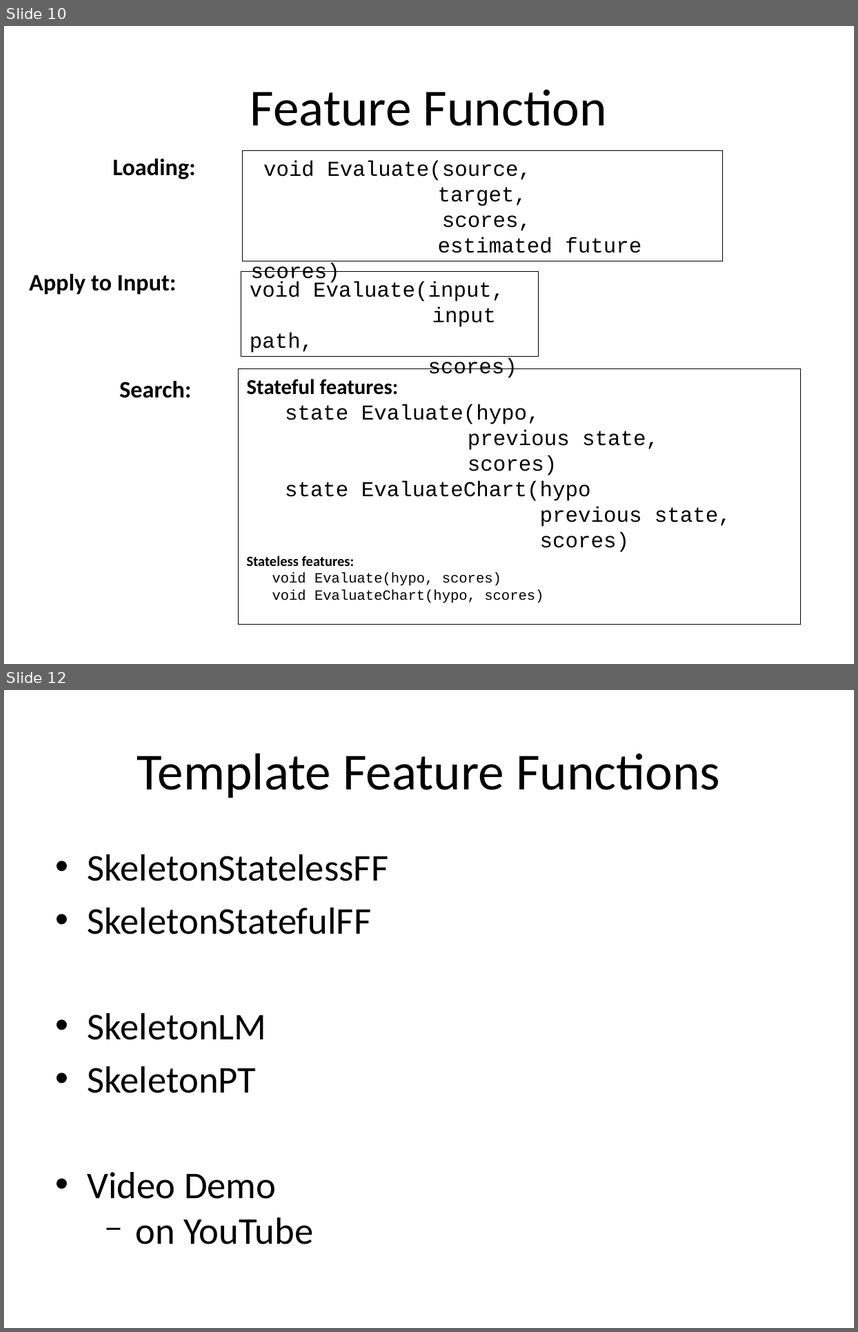
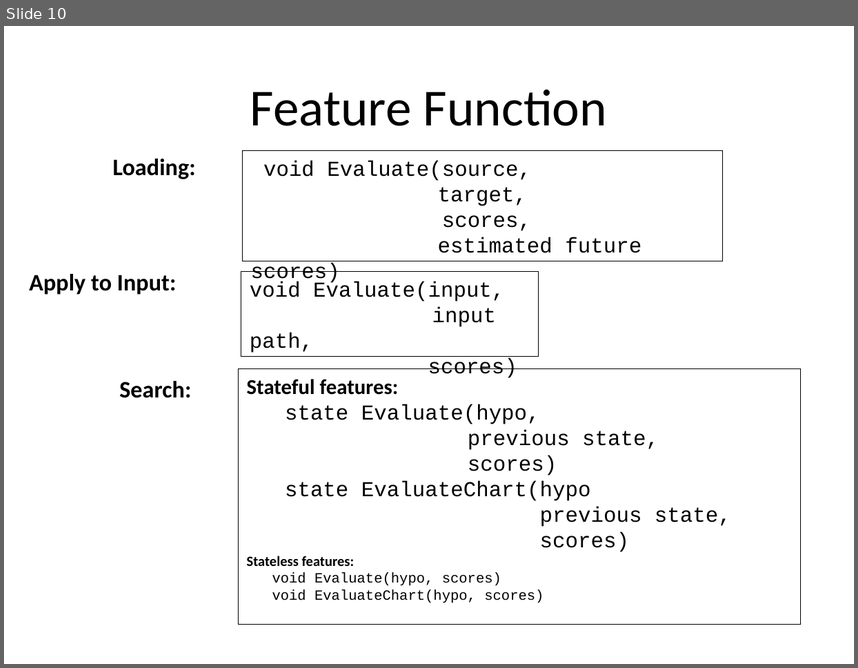
Before and after one commit to hieuhoang/papers, a slide deck: iit-bombay/FeatureFunction.odp. Shown one above the other, each under a label of ours: slides 10 and 12 before the commit, slide 10 after it; the slides between them are not shown. The pictures are 858x1332 and 858x668 pixels, drawn with LibreOffice and Linux fonts; fonts in the diff are those of the drawing; background and template pictures are left out. Boxes give left, top, right and bottom in pixels: in the first picture for what was removed or moved away, otherwise in the second. Text is boxed around its words. In the diff, an @@ line names an element or a change of style, - is before the commit and + after.

```diff
--- a/iit-bombay/FeatureFunction.odp
+++ b/iit-bombay/FeatureFunction.odp
@@ slide 12 removed at [4,690,854,1328], background #FFFFFF @@
@@ title removed at [137,753,720,798] @@
-Template Feature Functions
@@ text removed at [87,854,388,1244] @@
-• SkeletonStatelessFF
-• SkeletonStatefulFF
-• SkeletonLM
-• SkeletonPT
-• Video Demo
-  − on YouTube
```
Also in this commit, not shown: 4 slides added, 3 other slides removed, 3 other files.
